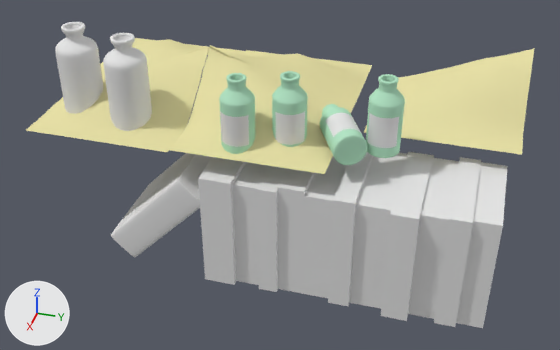
One commit to the Blender file Assets/models/house/floor02/secret_room_sw/secret_room_sw_furniture.blend: the scene before it, then after it.
Both versions are drawn from a 50 mm lens placed at (0.483, 1.008, 3.325), pointed at (-2.005, 0.295, 1.632). The axes (+X, +Y, +Z) are drawn at lower left. The lights are the same throughout.

The first picture shows 'book.001', 'book_row.001', 'jar.000', 'label.000', 'label.001', 'label.003', 'label.004', 'label.005', 'web01', 'web01.001', 'web01.002', 'web01.003', 'web01.004'.
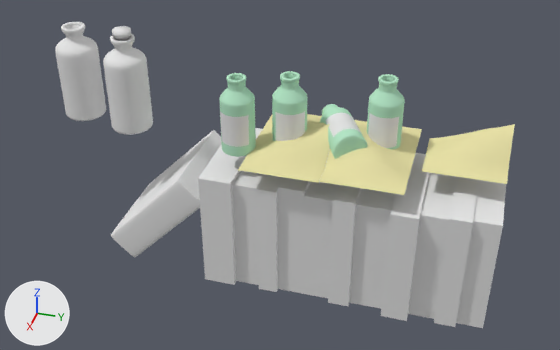
Commit message: secret_room_sw_furniture: more bottle work

The change, as a list of edits to the scene's bpy script:
```text
Add me_cylinder_000:
    me_cylinder_000.from_pydata(...)  # 192 vertices, 161 faces; spans x -0.0232..0.0232, y -0.0232..0.0232, z 0.1256..0.1632
    me_cylinder_000.polygons.foreach_set('use_smooth', [True] * 161)
    me_cylinder_000.materials.append(mat_secret_room_sw_bottle_000)  # its picture is missing
Change ob_web01_004:
    ob_web01_004.location: (-2.358, 0.259, 1.88) -> (-1.976, 0.679, 1.878)
    ob_web01_004.rotation_euler: (0.0, 0.0, 0.0) -> (0.0, 0.0, 3.142)  # degrees (0, 0, 0) -> degrees (0, 0, 180)
    ob_web01_004.scale: (-0.14, -0.286, 0.145) -> (0.0701, 0.143, 0.0727)
Change ob_web01_003:
    ob_web01_003.location: (-2.363, -0.317, 1.873) -> (-1.978, 0.392, 1.875)
    ob_web01_003.rotation_euler: (0.0, 0.0, 0.0) -> (3.142, 0.0, 0.0)  # degrees (0, 0, 0) -> degrees (180, 0, 0)
    ob_web01_003.scale: (-0.14, 0.286, 0.145) -> (-0.0701, -0.143, -0.0727)
Change ob_web01_002:
    ob_web01_002.location: (-1.909, -0.317, 1.873) -> (-1.751, 0.392, 1.875)
    ob_web01_002.scale: (0.14, 0.286, 0.145) -> (0.0701, 0.143, 0.0727)
Change ob_web01_001:
    ob_web01_001.location: (-1.914, 0.259, 1.88) -> (-1.754, 0.679, 1.878)
    ob_web01_001.rotation_euler: (0.0, 0.0, 0.0) -> (0.0, 3.142, 0.0)  # degrees (0, 0, 0) -> degrees (0, 180, 0)
    ob_web01_001.scale: (0.14, -0.286, 0.145) -> (-0.0701, -0.143, -0.0727)
Change ob_label_000:
    ob_label_000: bpy.data.objects.new('label.000', me_cylinder_013) -> bpy.data.objects.new('label.000', me_cylinder_012)
    remove _m = ob_label_000.modifiers.new('Subsurf', 'SUBSURF')
    remove _m.levels = 2
    remove _m = ob_label_000.modifiers.new('Solidify', 'SOLIDIFY')
    remove _m.nonmanifold_thickness_mode = 'FIXED'
    remove _m.nonmanifold_merge_threshold = 0.0003
Change ob_jar_000:
    add _m = ob_jar_000.modifiers.new('Subsurf', 'SUBSURF')
    add _m.levels = 2
    add _m = ob_jar_000.modifiers.new('Solidify', 'SOLIDIFY')
    add _m.nonmanifold_thickness_mode = 'FIXED'
    add _m.nonmanifold_merge_threshold = 0.0003
Change ob_web01:
    ob_web01.location: (-2.242, 0.901, 1.873) -> (-1.918, 1.001, 1.875)
    ob_web01.scale: (0.14, 0.286, 0.145) -> (0.0701, 0.143, 0.0727)
Add ob_stopper_000:
    ob_stopper_000 = bpy.data.objects.new('stopper.000', me_cylinder_000)
    ob_stopper_000.parent = ob_bottle_000
    ob_stopper_000.matrix_parent_inverse = Matrix(((1.0, 0.0, 0.0, 2.105), (0.0, 1.0, 0.0, 0.0), (0.0, 0.0, 1.0, -2.014), (0.0, 0.0, 0.0, 1.0)))
    ob_stopper_000.location = (-2.105, 0.0, 2.022)
```

Location of each change, (x1, y1, x2, y2) in pixels of the pictures (560 x 350 px):
'web01', moved, rescaled (45% narrower, 44% shorter): before (364, 48, 535, 155); after (422, 124, 515, 184)
'web01.001', moved, turned, rescaled: before (169, 45, 352, 174); after (319, 136, 413, 195)
'web01.002', moved, rescaled (49% narrower, 43% shorter): before (26, 47, 209, 152); after (238, 124, 330, 183)
'web01.004', moved, turned, rescaled: before (211, 47, 372, 112); after (354, 120, 422, 160)
'web01.003', moved, turned, rescaled: before (100, 38, 246, 75); after (258, 114, 329, 137)
'stopper.000', added: after (112, 26, 131, 41)
